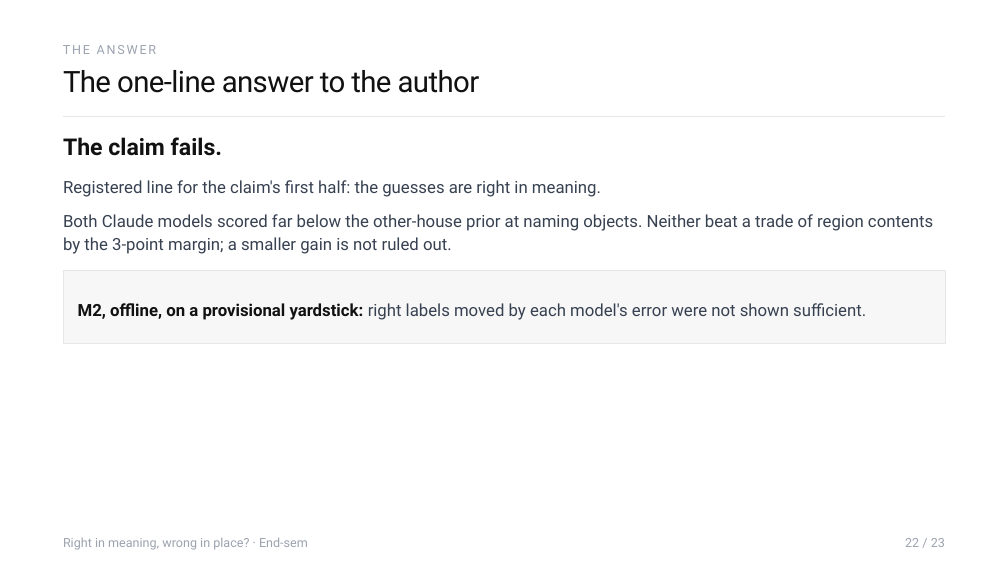
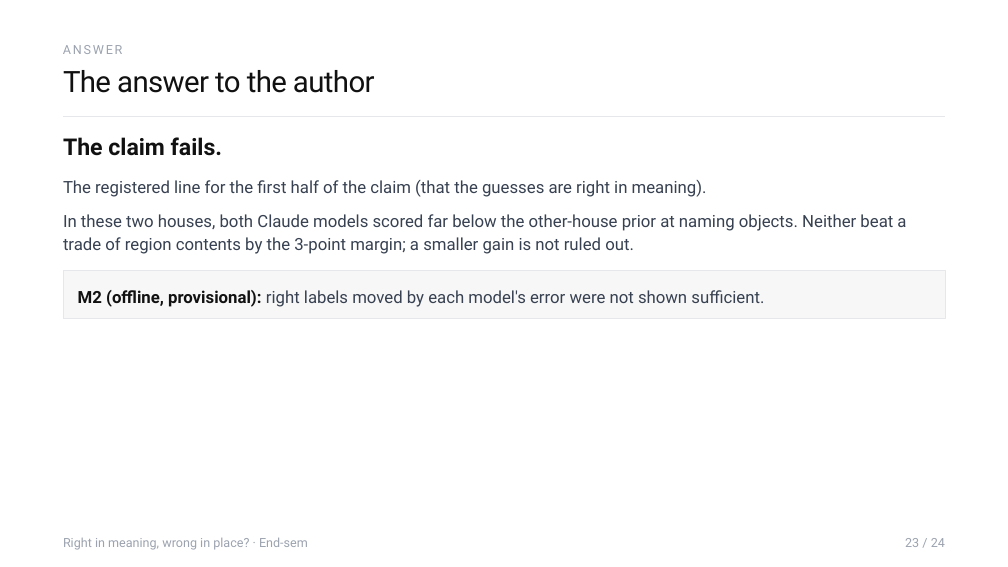
Before and after one commit to Sher110106/validity-aware-active-semantic-exploration, a slide deck: slide 23 of docs/endsem_2026-11/ASP_Endsem.pptx (slide 22 before the commit). Drawn at 1008x567 pixels with LibreOffice and Linux fonts; fonts in the diff are those of the drawing. Boxes give left, top, right and bottom in pixels: in the first picture for what was removed or moved away, otherwise in the second. Text is boxed around its words. In the diff, an @@ line names an element or a change of style, - is before the commit and + after.

```diff
--- a/docs/endsem_2026-11/ASP_Endsem.pptx
+++ b/docs/endsem_2026-11/ASP_Endsem.pptx
@@ text at box(63, 45, 122, 54): text changed @@
-THE ANSWER
+ANSWER
@@ text at box(63, 70, 375, 93): text changed @@
-The one-line answer to the author
+The answer to the author
@@ text at box(63, 180, 707, 197): text changed @@
-Registered line for the claim's first half: the guesses are right in meaning.
+The registered line for the first half of the claim (that the guesses are right in meaning).
@@ text at box(63, 214, 906, 254): text changed @@
-Both Claude models scored far below the other-house prior at naming objects. Neither beat a trade of region contents by the 3-point margin; a smaller gain is not ruled out.
+In these two houses, both Claude models scored far below the other-house prior at naming objects. Neither beat a trade of region contents by the 3-point margin; a smaller gain is not ruled out.
@@ rectangle "M2 (offline, provisional): right labels ...": place and size @@
-rectangle "M2 (offline, provisional): right labels ..." at box(63, 270, 945, 343)
+rectangle "M2 (offline, provisional): right labels ..." at box(63, 270, 945, 318)
@@ text in rectangle at box(78, 290, 764, 307): text changed @@
-M2, offline, on a provisional yardstick: right labels moved by each model's error were not shown sufficient.
+M2 (offline, provisional): right labels moved by each model's error were not shown sufficient.
@@ text at box(905, 538, 945, 547): text changed @@
-22 / 23
+23 / 24
```
Also in this commit, not shown: 24 other slides changed, 2 slides added, 6 other files.
